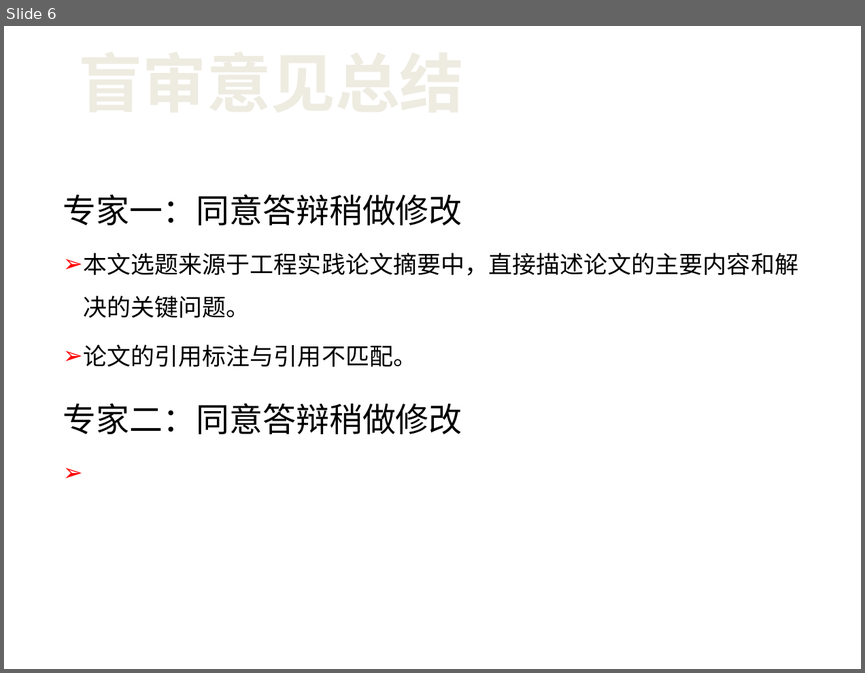
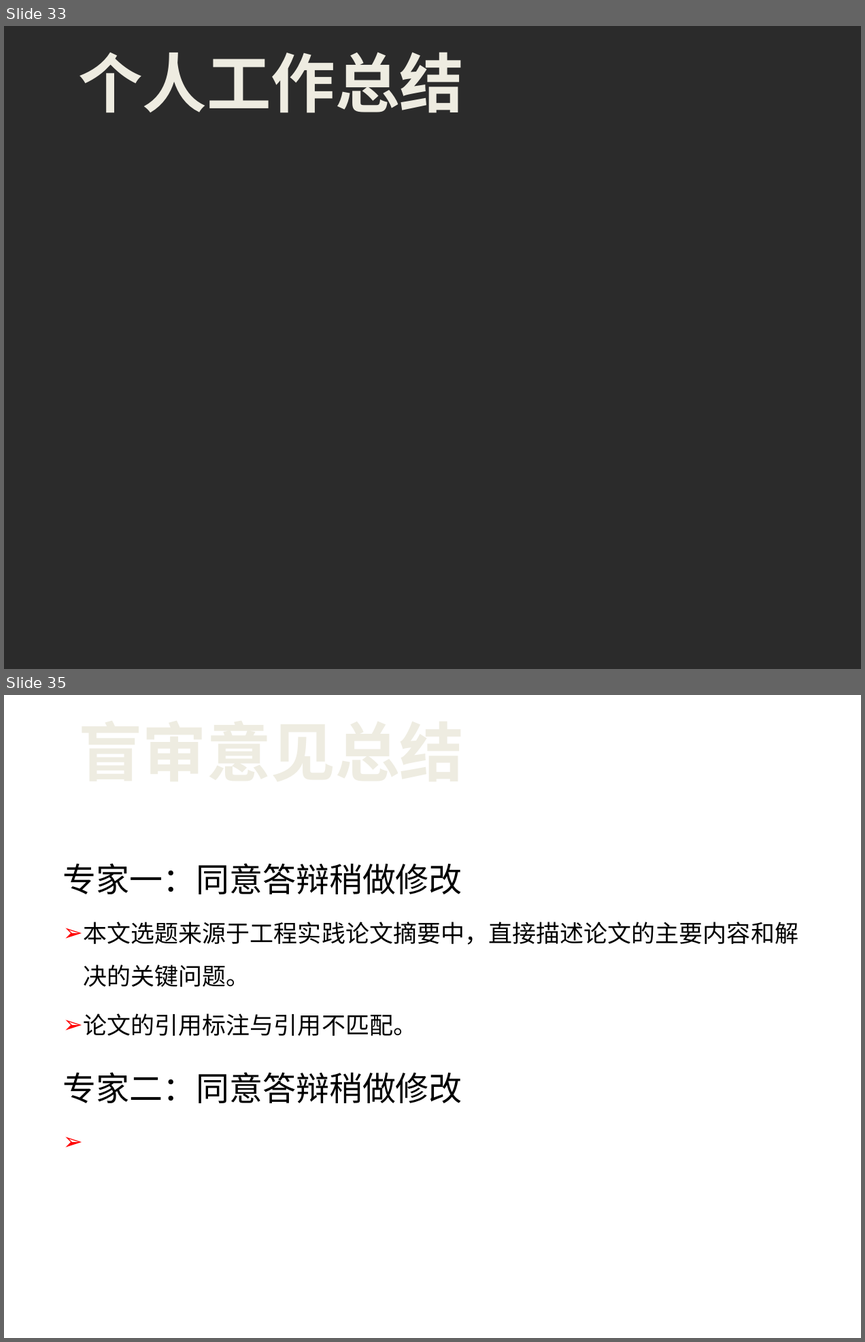
Before and after one commit to netbeen/BiyePaper, a slide deck: 答辩PPT.ppt. Shown one above the other, each under a label of ours: slide 6 before the commit, slides 33 and 35 after it; the slides between them are not shown. The pictures are 865x673 and 865x1342 pixels, drawn with LibreOffice and Linux fonts; fonts in the diff are those of the drawing; background and template pictures are left out; a plain dark background stands for a picture behind light text. Boxes give left, top, right and bottom in pixels: in the first picture for what was removed or moved away, otherwise in the second. Text is boxed around its words. In the diff, an @@ line names an element or a change of style, - is before the commit and + after.

```diff
--- a/答辩PPT.ppt
+++ b/答辩PPT.ppt
@@ slide 33 added at [4,26,861,669], background picture (left out) @@
@@ title added at [78,52,464,113], 54 pt, text #EEECE1, bold @@
+个人工作总结
@@ what was slide 6 is now slide 35 @@
```
Also in this commit, not shown: 3 slides changed, 29 other slides added, 1 slide removed, 7 other files.
